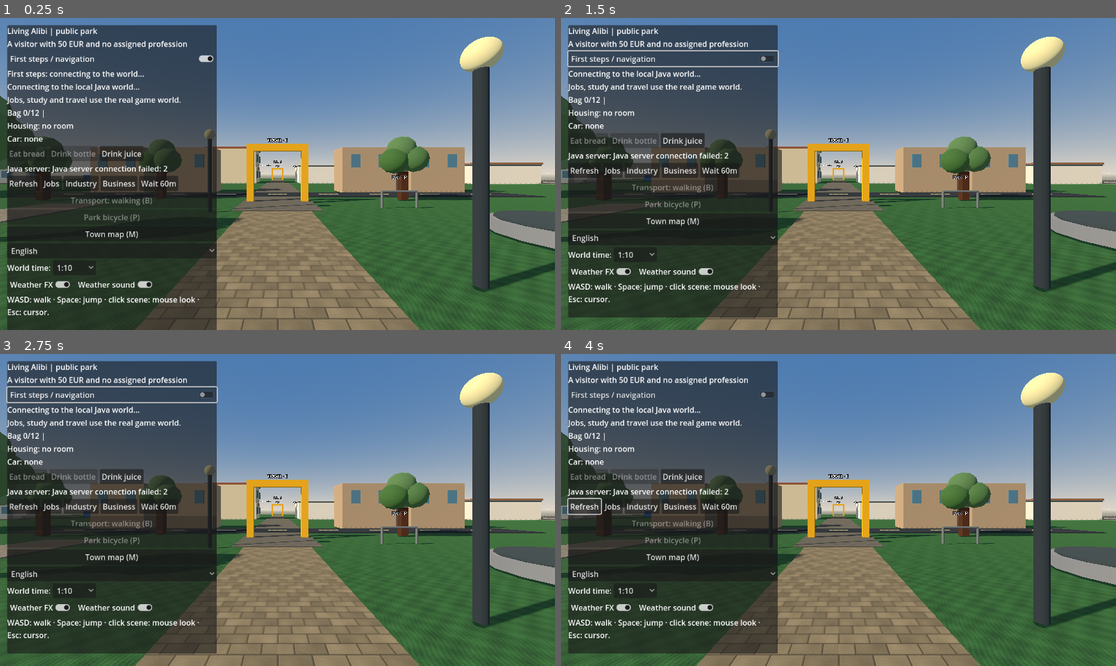
Above: before the commit, frames 1-4 (two rows, left to right).
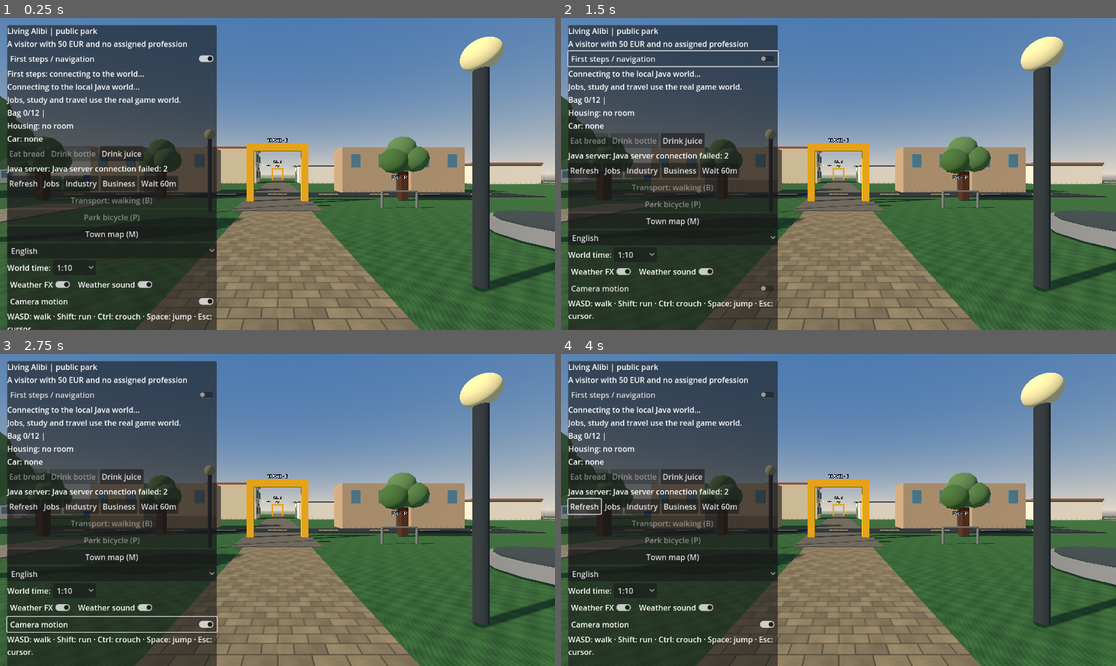
Above: after the commit, the same moments.

Repository: holovin777/living-alibi
Game: Godot game, scene res://scenes/park.tscn
Same seed, same stepped clock (60 frames per second), same inputs: the game is played once before the commit and once after it.
Inputs (mouse positions are in pixels of both pictures, inside the frame that each line leads up to):
- Up to frame 1 (0.25 s): no input
- Up to frame 2 (1.5 s): click (672, 301) at 0.5 s, where only the run after the commit has a clickable "Camera motion"; click "First steps / navigation" at 1.25 s
- Up to frame 3 (2.75 s): click (111, 625) at 2 s, where only the run after the commit has a clickable "Camera motion"
- Up to frame 4 (4 s): click "Drink juice" at 2.75 s; click "Refresh" at 3.5 s

The runs differ from the first frame. In frame 1, 0.9% of the frame differs, in the area x 1-39%, y 89-100%; in frame 2, 2.3%; in frame 3, 3.0%, in the area x 1-40%, y 10-100%; in frame 4, 2.4%.

Commit message:
Add sprint, crouch and optional distance-based first-person camera motion

Diff:
--- a/godot/scripts/ParkDemo.gd
+++ b/godot/scripts/ParkDemo.gd
@@ -10,6 +10,8 @@
 const DEPOT_BAYS := [Vector3(6.5,0,12.0),Vector3(12.5,0,12.0)]
 const INTERACTION_RADIUS := 3.5
 const WALK_SPEED := 4.5
+const RUN_SPEED := 6.5
+const CROUCH_SPEED := 2.2
 const CYCLE_SPEED := 8.0
 const RACK_POSITION := Vector3(6.0,0,-10.0)
 const CAR_PARK := Vector3(11.0,0,-10.0)
@@ -92,6 +94,10 @@
 # Vertical presentation is separate from the existing planar collision anchor.
 var _jump_elapsed := -1.0
 var _jump_height := 0.0
+var _crouch_amount := 0.0
+var _step_phase := 0.0
+var _step_bob := 0.0
+var _head_bob_enabled := true
 
 var _avatar: Node3D
 var _camera: Camera3D
@@ -193,6 +199,7 @@
 func _process(delta: float) -> void:
     if _drive_active():
         _reset_jump()
+        _reset_locomotion()
         if not _drive_parked:
             _process_driving(delta)
         else:
@@ -202,6 +209,7 @@
         _weather_fx.follow(_avatar.position)
         return
     var direction := Vector3.ZERO
+    var moved := 0.0
     # Do not move away from an open clickable interaction menu.
     if _road_pending.is_empty() and not _travel_panel.visible and not _action_panel.visible and not _map_panel.visible and not _dialog_panel.visible:
         if Input.is_key_pressed(KEY_W) or Input.is_key_pressed(KEY_UP):
@@ -216,14 +224,17 @@
         # The Java world controls district transitions; this is local preview walking.
         var relative_motion := Basis(Vector3.UP, _view_yaw) * direction.normalized()
         var before := _avatar.position
+        var speed := _movement_speed()
         _avatar.position = _move_on_ground(_avatar.position,
-                relative_motion * delta * _movement_speed(), WALKER_RADIUS, _can_walk_roads())
-        if _movement_speed() == CYCLE_SPEED:
-            _bike_wheel_angle += before.distance_to(_avatar.position)/0.35
-        _follow_player()
+                relative_motion * delta * speed, WALKER_RADIUS, _can_walk_roads())
+        moved = before.distance_to(_avatar.position)
+        if speed == CYCLE_SPEED:
+            _bike_wheel_angle += moved/0.35
         if _can_walk_roads() and _jump_elapsed < 0.0:
             _try_road_crossing(relative_motion)
     _advance_jump(delta)
+    _advance_locomotion(delta,moved)
+    _follow_player()
 
     if _apartment_active:
         _update_first_steps()
@@ -293,7 +304,7 @@
     elif not _nearest_resident().is_empty():
         _hint.text = "T: talk to nearby resident · Esc: cursor."
     else:
-        _hint.text = tr("WASD: walk · Space: jump · click scene: mouse look · Esc: cursor.")
+        _hint.text = tr("WASD: walk · Shift: run · Ctrl: crouch · Space: jump · Esc: cursor.")
 
 func _unhandled_input(event: InputEvent) -> void:
     if event is InputEventMouseMotion and Input.mouse_mode == Input.MOUSE_MODE_CAPTURED:
@@ -468,7 +479,7 @@
             guide=tr("Your job: %s. Travel gate %s (E).") % [str(TownLayout.LABELS.get(site,site)),_guide_direction(GATE_POSITION)]
         else:
             guide=tr("Explore freely: use the blue SERVICES kiosk for local actions.")
-    _guide_label.text=guide+"\n"+(tr("Travel E: %s · Services F: %s · Map M · Talk T · Space: jump") % [_guide_direction(GATE_POSITION),_guide_direction(DEPOT_DESK if _current_place=="LOGISTICS_DEPOT" else KIOSK_POSITION)])
+    _guide_label.text=guide+"\n"+(tr("Travel E: %s · Services F: %s · Map M · Talk T · Space: jump · Shift: run · Ctrl: crouch") % [_guide_direction(GATE_POSITION),_guide_direction(DEPOT_DESK if _current_place=="LOGISTICS_DEPOT" else KIOSK_POSITION)])
 
 func _near_gate() -> bool:
     return _avatar.position.distance_to(GATE_POSITION) < INTERACTION_RADIUS
@@ -518,6 +529,7 @@
             door.visible = not (_owns_house() if district=="SOUTH_RESIDENCES" else bool(_last_snapshot.get("player",{}).get("roomActive",false)))
     if _inside_guest_room() and not _has_room_lease():
         _reset_jump()
+        _reset_locomotion()
         _avatar.position = ROOM_EXIT
         _action_panel.visible = false
         _follow_player()
@@ -532,9 +544,16 @@
     # and grocery interior. No vehicle parking state is simulated yet.
     var at := _avatar.position
     var in_shop := _current_place == "PORTICI" and Rect2(4.4,2.15,6.1,5.7).has_point(Vector2(at.x,at.z))
-    if _rebirth_active() and str(_last_snapshot.get("rebirth",{}).get("phase","")) != "LINKED_ADULT":
-        return WALK_SPEED * 0.65
-    return CYCLE_SPEED if _cycling() and not _inside_guest_room() and not in_shop else WALK_SPEED
+    var child := _rebirth_active() and str(_last_snapshot.get("rebirth",{}).get("phase","")) != "LINKED_ADULT"
+    if not child and _cycling() and not _inside_guest_room() and not in_shop and not _apartment_active:
+        return CYCLE_SPEED
+    var speed := WALK_SPEED
+    if _foot_controls_available():
+        if _crouch_requested():
+            speed = CROUCH_SPEED
+        elif Input.is_key_pressed(KEY_SHIFT):
+            speed = RUN_SPEED
+    return speed * (0.65 if child else 1.0)
 
 func _truck_place() -> String:
     var value = _last_snapshot.get("freight",{}).get("truckPlace")
@@ -630,6 +649,7 @@
     _view_pitch = 0.0
     _view_yaw = atan2(-_drive_direction.x,-_drive_direction.z)
     _reset_jump()
+    _reset_locomotion()
     _avatar.position = start
     _action_panel.visible = false
     _travel_panel.visible = false
@@ -797,12 +817,40 @@
     if _current_place == "WORKSHOP" and _near_kiosk() and _connected and not _api.is_busy():
         _api.buy_bicycle()
 
-func _can_jump() -> bool:
-    return _jump_elapsed < 0.0 and not _drive_active() and not _cycling() \
+func _foot_controls_available() -> bool:
+    return not _drive_active() and not _cycling() \
         and (not _rebirth_active() or _child_can_walk()) \
         and _road_pending.is_empty() and not _home_transition \
         and Input.mouse_mode == Input.MOUSE_MODE_CAPTURED \
         and not (_travel_panel.visible or _action_panel.visible or _map_panel.visible or _dialog_panel.visible)
+
+func _crouch_requested() -> bool:
+    return Input.is_key_pressed(KEY_CTRL) and _jump_elapsed < 0.0
+
+func _can_jump() -> bool:
+    return _jump_elapsed < 0.0 and not _crouch_requested() and _crouch_amount < 0.1 and _foot_controls_available()
+
+func _reset_locomotion() -> void:
+    _crouch_amount = 0.0
+    _step_phase = 0.0
+    _step_bob = 0.0
+
+func _advance_locomotion(delta: float, moved: float) -> void:
+    var on_foot := _foot_controls_available()
+    var blend := 1.0 - exp(-12.0 * maxf(delta,0.0))
+    _crouch_amount = lerpf(_crouch_amount,1.0 if on_foot and _crouch_requested() else 0.0,blend)
+    var target_bob := 0.0
+    if on_foot and _head_bob_enabled and _jump_elapsed < 0.0 and moved > 0.0001:
+        _step_phase = fposmod(_step_phase + moved * TAU / 1.7,TAU)
+        var amplitude := 0.025 if _crouch_requested() else (0.045 if Input.is_key_pressed(KEY_SHIFT) else 0.03)
+        target_bob = sin(_step_phase) * amplitude
+    _step_bob = lerpf(_step_bob,target_bob,blend)
+
+func _set_head_bob(enabled: bool) -> void:
+    _head_bob_enabled = enabled
+    if not enabled:
+        _step_bob = 0.0
+        _follow_player()
 
 func _reset_jump() -> void:
     _jump_elapsed = -1.0
@@ -835,7 +883,7 @@
         var eye := EYE_HEIGHT
         if str(_last_snapshot.get("rebirth",{}).get("phase","ADULT")) == "CHILDHOOD":
             eye = lerpf(0.65,EYE_HEIGHT,clampf(float(_last_snapshot.get("rebirth",{}).get("age",0))/18.0,0.0,1.0))
-        _camera.position = _avatar.position + Vector3(0.0,eye + _jump_height,0.0)
+        _camera.position = _avatar.position + Vector3(0.0,eye * (1.0 - 0.35 * _crouch_amount) + _jump_height + _step_bob,0.0)
         _camera.rotation = Vector3(_view_pitch,_view_yaw,0.0)
 
 func _build_world() -> void:
@@ -3133,9 +3181,14 @@
     audio_toggle.button_pressed = true
     audio_toggle.toggled.connect(_set_weather_audio)
     atmosphere_row.add_child(audio_toggle)
+    var head_bob_toggle := CheckButton.new()
+    head_bob_toggle.text = tr("Camera motion")
+    head_bob_toggle.button_pressed = _head_bob_enabled
+    head_bob_toggle.toggled.connect(_set_head_bob)
+    column.add_child(head_bob_toggle)
     _hint = Label.new()
     _hint.autowrap_mode=TextServer.AUTOWRAP_WORD_SMART
-    _hint.text = tr("WASD: walk · Space: jump · click scene: mouse look · Esc: cursor.")
+    _hint.text = tr("WASD: walk · Shift: run · Ctrl: crouch · Space: jump · Esc: cursor.")
     column.add_child(_hint)
     _jobs = Label.new()
     _jobs.autowrap_mode = TextServer.AUTOWRAP_WORD_SMART
@@ -4931,6 +4984,7 @@
     if active == _apartment_active:
         return
     _reset_jump()
+    _reset_locomotion()
     _apartment_active=active
     if active:
         if not is_instance_valid(_apartment):
@@ -5017,6 +5071,7 @@
         _road_pending = ""
     if new_place != _current_place:
         _reset_jump()
+        _reset_locomotion()
         _office_app="work"
         _office_joke_hold=0.0
         _office_joke_wait=8.0
@@ -5052,6 +5107,7 @@
     _sync_family_entrance(home)
     if walking_transition and is_instance_valid(_home_entrance) and not road_arrival:
         _reset_jump()
+        _reset_locomotion()
         _avatar.position=_home_entrance.position
     _sync_guest_room()
     _sync_garden()
